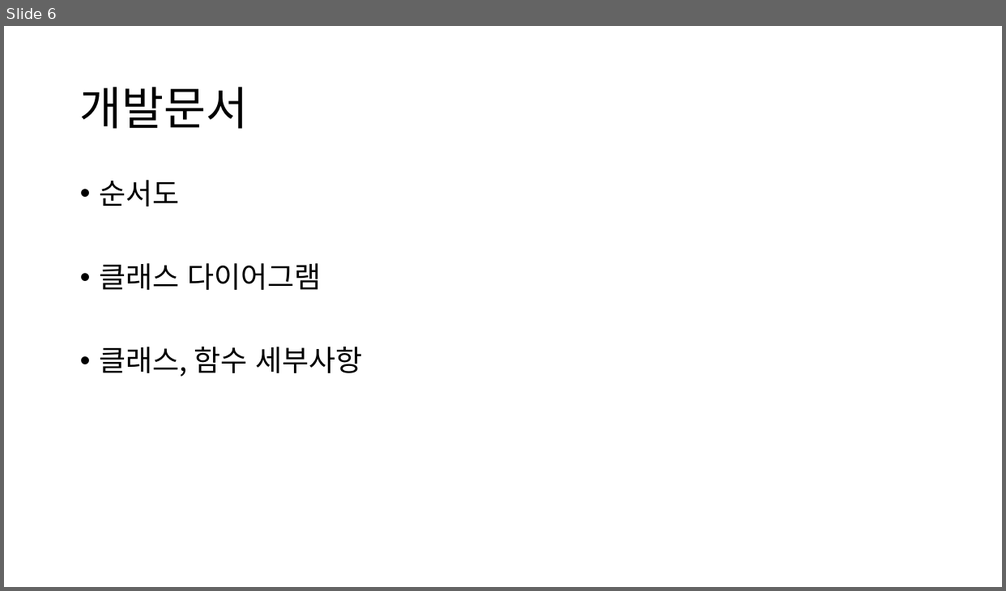
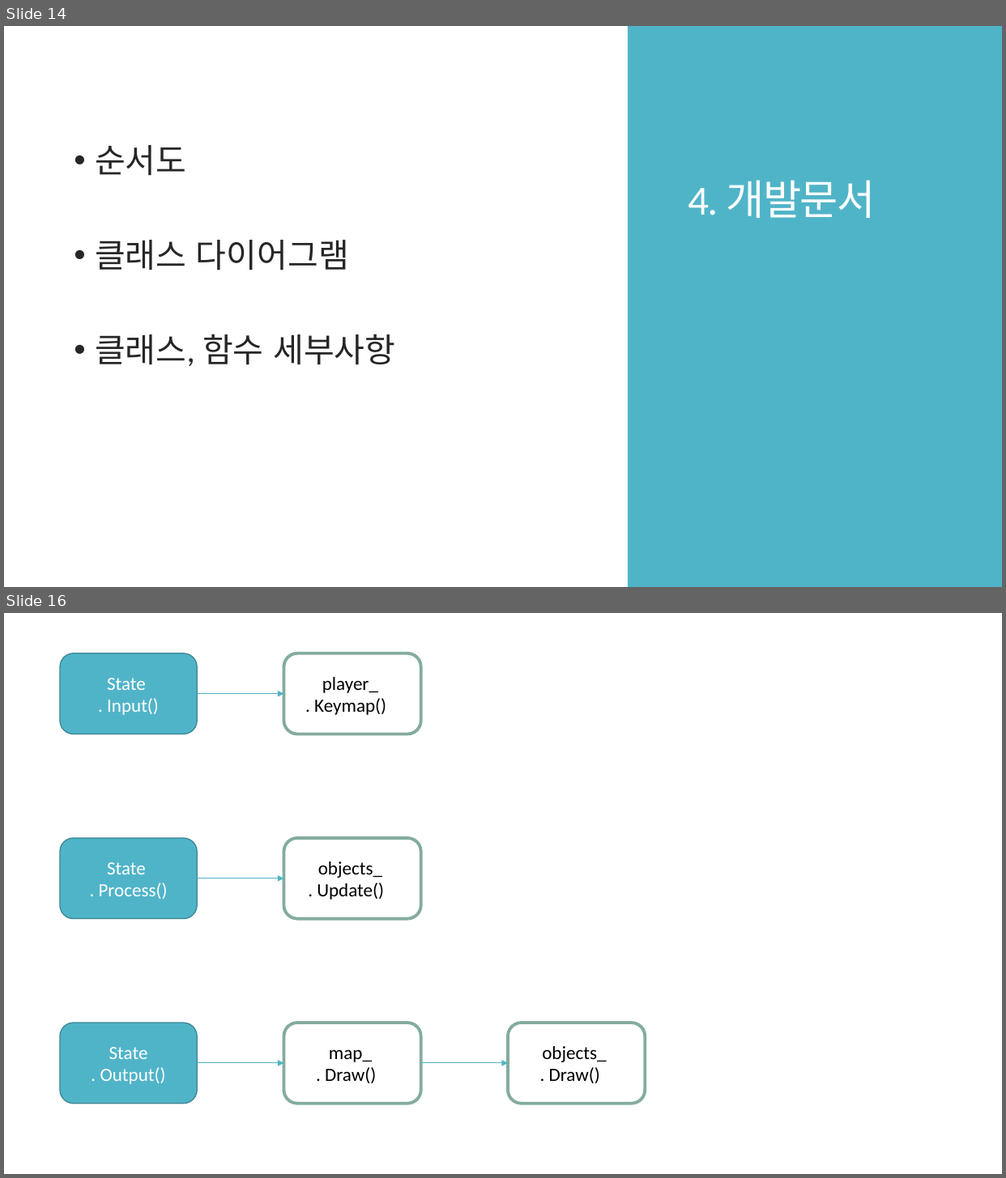
Before and after one commit to Niiok/inha_2021, a slide deck: RollBall/roll_ball.pptx. Shown one above the other, each under a label of ours: slide 6 before the commit, slides 14 and 16 after it; the slides between them are not shown. The pictures are 1006x591 and 1006x1178 pixels, drawn with LibreOffice and Linux fonts; fonts in the diff are those of the drawing. Boxes give left, top, right and bottom in pixels: in the first picture for what was removed or moved away, otherwise in the second. Text is boxed around its words. In the diff, an @@ line names an element or a change of style, - is before the commit and + after.

```diff
--- a/RollBall/roll_ball.pptx
+++ b/RollBall/roll_ball.pptx
@@ slide 16 added at (x1=4, y1=613, x2=1002, y2=1174), background #FFFFFF @@
@@ rounded rectangle added at (x1=60, y1=653, x2=197, y2=735), fill #50B4C8, outline #3B8594 1 pt, 18 pt, text #FFFFFF @@
+State
+. Input()
@@ rounded rectangle added at (x1=284, y1=653, x2=421, y2=735), fill #FFFFFF, outline #84AC9D 3 pt, 18 pt, text #000000 @@
+player_
+. Keymap()
@@ arrow added from (197, 694) to (284, 694), #50B4C8 0.75 pt @@
@@ rounded rectangle added at (x1=60, y1=838, x2=197, y2=919), fill #50B4C8, outline #3B8594 1 pt, 18 pt, text #FFFFFF @@
+State
+. Process()
@@ rounded rectangle added at (x1=284, y1=838, x2=421, y2=919), fill #FFFFFF, outline #84AC9D 3 pt, 18 pt, text #000000 @@
+objects_
+. Update()
@@ arrow added from (197, 879) to (284, 879), #50B4C8 0.75 pt @@
@@ rounded rectangle added at (x1=60, y1=1023, x2=197, y2=1104), fill #50B4C8, outline #3B8594 1 pt, 18 pt, text #FFFFFF @@
+State
+. Output()
@@ rounded rectangle added at (x1=284, y1=1023, x2=421, y2=1104), fill #FFFFFF, outline #84AC9D 3 pt, 18 pt, text #000000 @@
+map_
+. Draw()
@@ rounded rectangle added at (x1=508, y1=1023, x2=645, y2=1104), fill #FFFFFF, outline #84AC9D 3 pt, 18 pt, text #000000 @@
+objects_
+. Draw()
@@ arrow added from (197, 1063) to (284, 1063), #50B4C8 0.75 pt @@
@@ arrow added from (421, 1063) to (508, 1063), #50B4C8 0.75 pt @@
@@ what was slide 6 is now slide 14 @@
@@ slide 14 changed as well @@
@@ rectangle added at (x1=628, y1=26, x2=1002, y2=587), fill #50B4C8 @@
@@ title "4. 개발문서" at (x1=688, y1=180, x2=876, y2=218): vertical alignment middle to bottom @@
@@ text "순서도" moved from (x1=99, y1=180, x2=362, y2=377) to (x1=95, y1=145, x2=395, y2=366) @@
@@ text "순서도" at (x1=95, y1=145, x2=395, y2=366): size 28 to 32 pt, font Noto Sans CJK KR to Calibri, text colour #000000 to #262626; indent changed; line spacing 0.9 to 0.85; more space between paragraphs @@
@@ title at (x1=688, y1=180, x2=876, y2=218): text changed; size 44 to 40 pt; font Noto Sans CJK KR to Calibri; text colour #000000 to #FFFFFF @@
-개발문서
+4. 개발문서
```
Also in this commit, not shown: 5 other slides changed, 9 other slides added, 1 slide removed.
